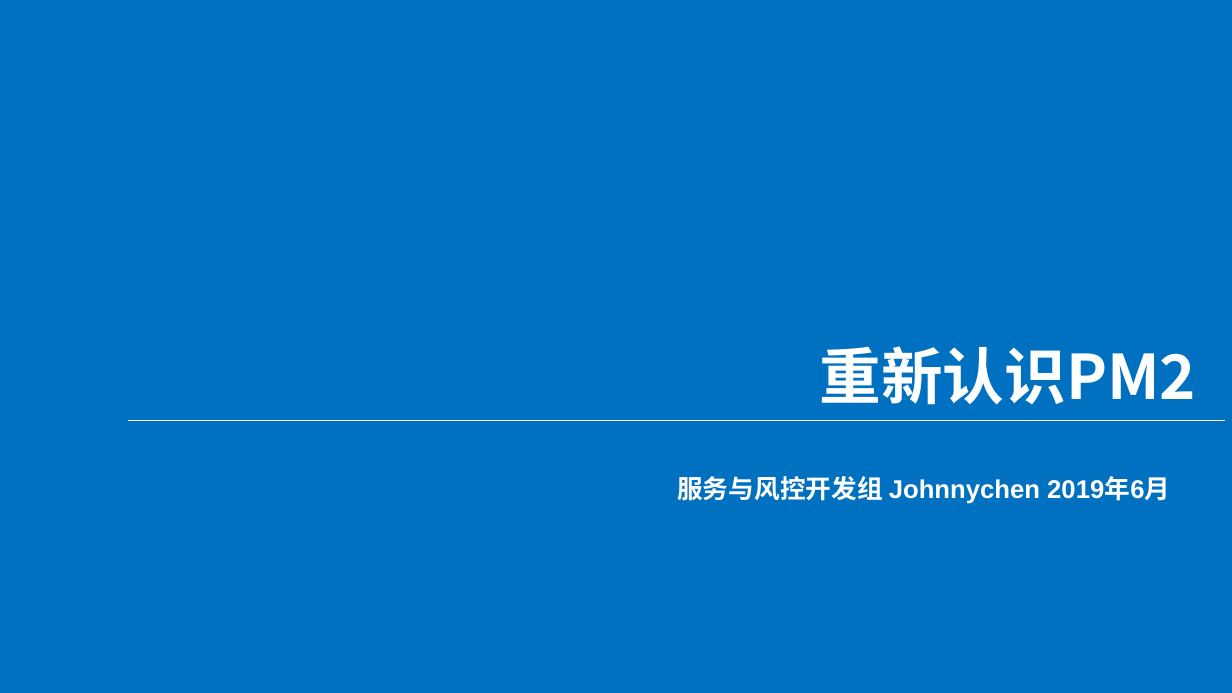
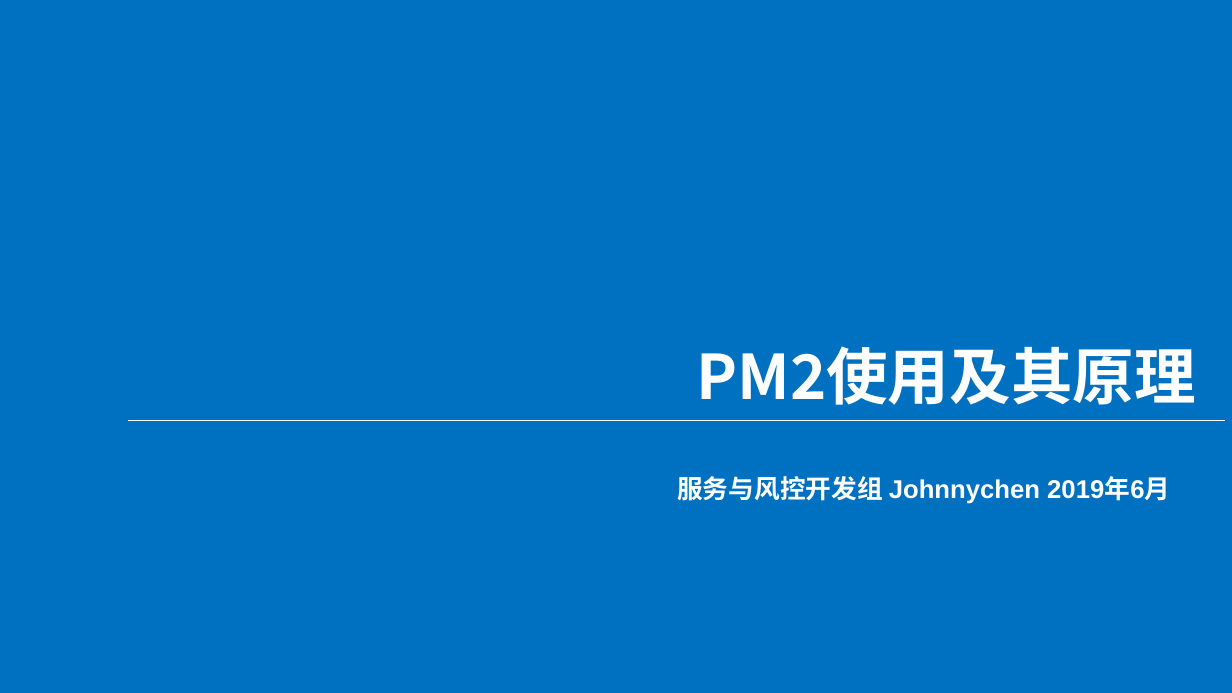
Before and after one commit to FEjohnny/demos, a slide deck: slide 1 of pm2/pm2.pptx. Drawn at 1232x693 pixels with LibreOffice and Linux fonts; fonts in the diff are those of the drawing. Boxes give left, top, right and bottom in pixels: in the first picture for what was removed or moved away, otherwise in the second. Text is boxed around its words. In the diff, an @@ line names an element or a change of style, - is before the commit and + after.

```diff
--- a/pm2/pm2.pptx
+++ b/pm2/pm2.pptx
@@ text at (696, 346, 1196, 405): text changed @@
-重新认识PM2
+PM2使用及其原理
```
Also in this commit, not shown: 2 other slides changed, 13 slides added, 1 slide removed, 10 other files.
